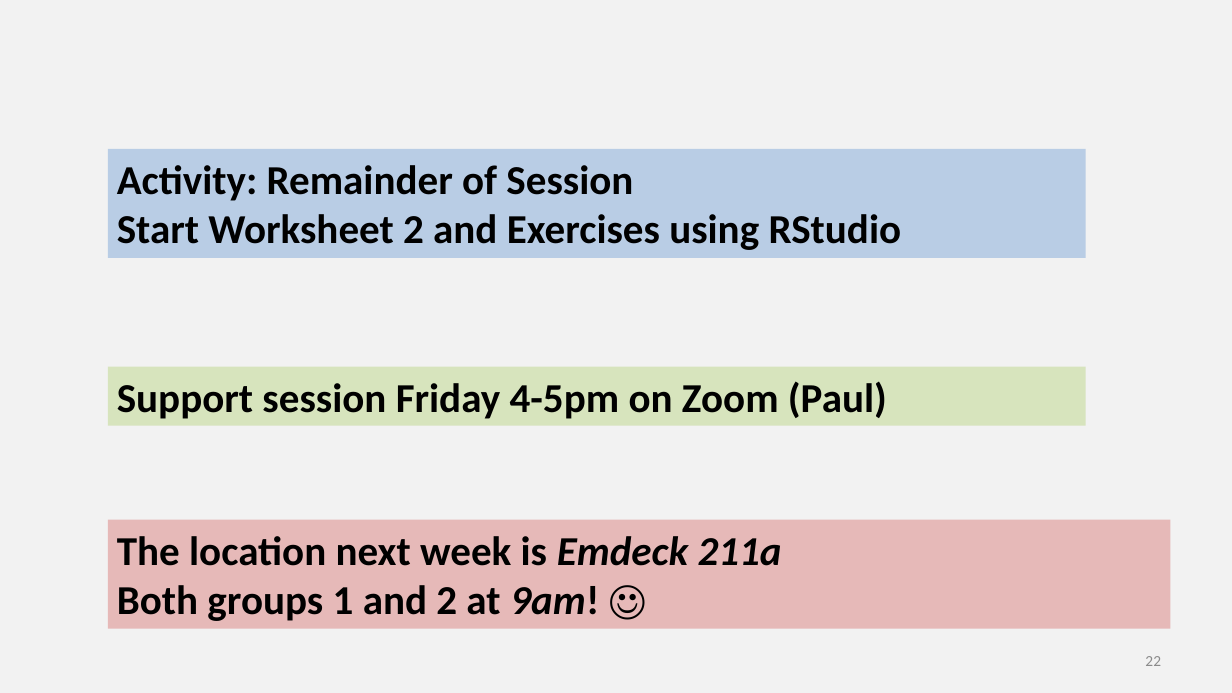
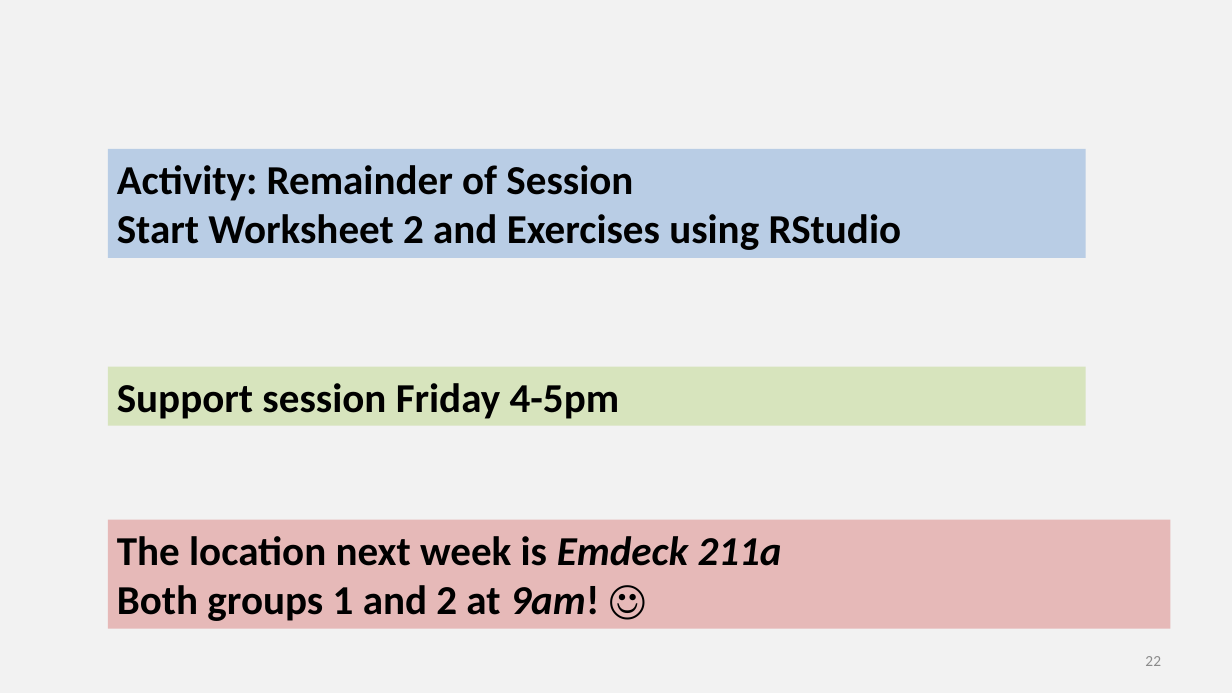
Before and after one commit to chrisjberry/datafluencyCB, a slide deck: slide 22 of docs/slides/PSYC753_L2_MultipleRegression1.pptx. Drawn at 1232x693 pixels with LibreOffice and Linux fonts; fonts in the diff are those of the drawing. Boxes give left, top, right and bottom in pixels: in the first picture for what was removed or moved away, otherwise in the second. Text is boxed around its words. In the diff, an @@ line names an element or a change of style, - is before the commit and + after.

```diff
--- a/docs/slides/PSYC753_L2_MultipleRegression1.pptx
+++ b/docs/slides/PSYC753_L2_MultipleRegression1.pptx
@@ text in rectangle at [117,383,620,419]: text changed @@
-Support session Friday 4-5pm on Zoom (Paul)
+Support session Friday 4-5pm
```
Also in this commit, not shown: 59 other files.
